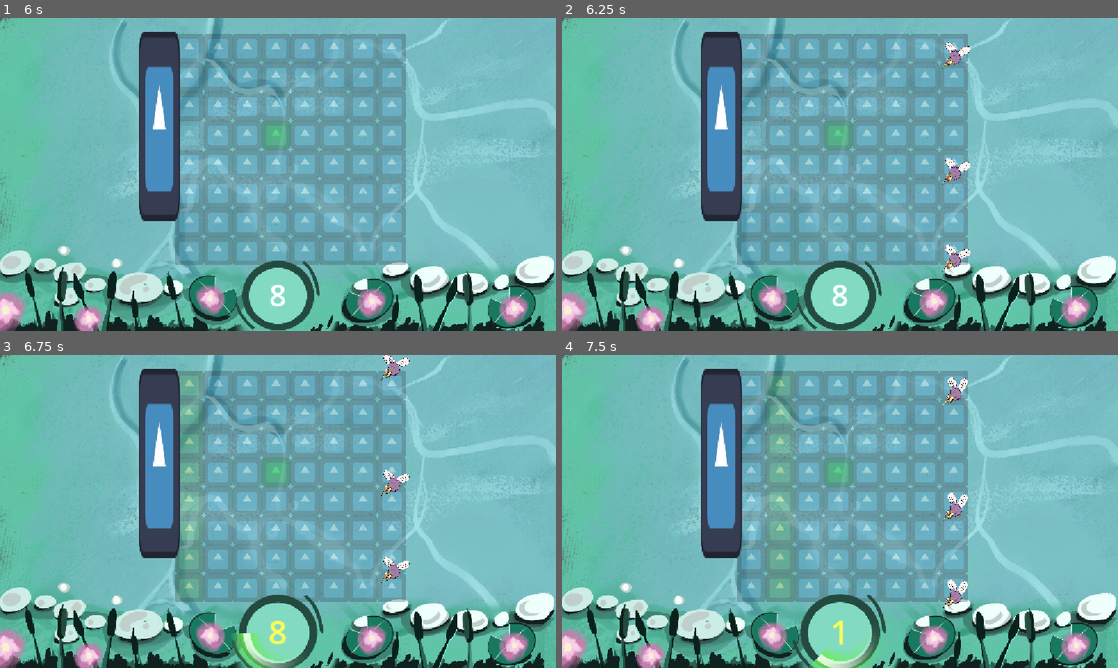
Above: before the commit, frames 1-4 (two rows, left to right).
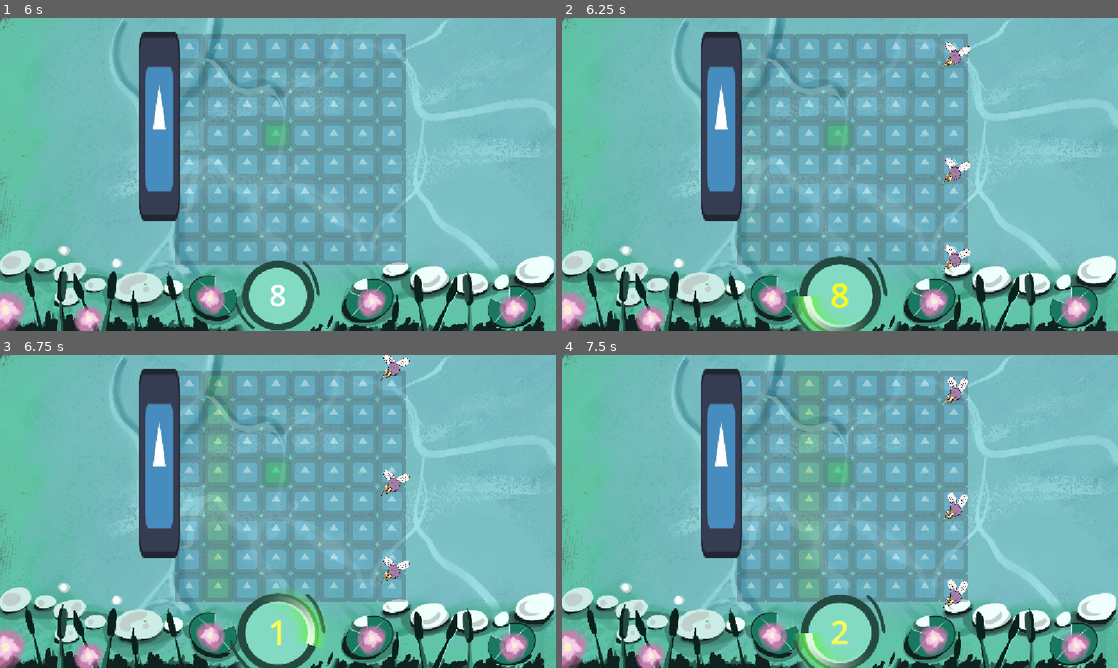
Above: after the commit, the same moments.

Repository: pgpais/gmtk-2026
Game: Godot game, scene res://main.tscn
Two runs of this game, one before a commit and one after it. Both use one fixed random seed, a clock stepped at 60 frames per second and the inputs below. The engine's default icon, where the game draws it, is replaced by a stand-in: a white triangle on a blue panel in a dark square.
Inputs (mouse positions are in pixels of both pictures, inside the frame that each line leads up to):
- Up to frame 1 (6 s): move the mouse to (189, 49) at 0.52 s; tap Space (move_ticker) at 0.6, 1.35, 2.3, 3.05, 3.6, 4.35, 5.3 s; click (189, 49) at 0.67 s; tap Enter at 1.25 s; click (189, 49) at 1.42 s; move the mouse to (189, 77) at 2.02 s; tap B (test_frog_king_damage) at 2.1, 5.1 s; click (189, 77) at 2.17 s; tap O (test_highlight) at 2.85, 5.85 s; click (189, 77) at 2.92 s; move the mouse to (189, 105) at 3.52 s; click (189, 105) at 3.67 s; click (189, 105) at 4.42 s; move the mouse to (189, 133) at 5.02 s; click (189, 133) at 5.17 s; click (189, 133) at 5.92 s
- Up to frame 2 (6.25 s): tap Space (move_ticker) at 6.05 s
- Up to frame 3 (6.75 s): move the mouse to (189, 502) at 6.52 s; tap Space (move_ticker) at 6.6 s; click (189, 502) at 6.67 s
- Up to frame 4 (7.5 s): tap Space (move_ticker) at 7.35 s; click (751, 502) at 7.42 s

Frame 1 is identical in both runs. In frame 2, 1.8% of the frame differs, in the area x 32-59%, y 32-100%; in frame 3, 5.5%, in the area x 32-59%, y 6-100%; in frame 4, 4.7%.

Commit message:
can perform ally action

Diff:
--- a/countdown/ticker.gd
+++ b/countdown/ticker.gd
@@ -16,19 +16,19 @@
 		next_tick()
 
 func next_tick():
-	if current_count + 1 == max_count:
+	current_count = current_count + 1
+
+	if current_count == max_count:
 		reset()
 		EventBus.tick_triggers_finished.emit()
-	else:
-		current_count = (current_count + 1) % max_count
 
-		new_tick.emit(current_count)
-		EventBus.ticker_new_tick.emit(current_count)
+	new_tick.emit(current_count)
+	EventBus.ticker_new_tick.emit(current_count)
 
-		print("current tick: ", current_count)
+	print("current tick: ", current_count)
 
 func reset():
-	current_count = -1
+	current_count = 0
 	EventBus.new_cycle.emit()
 
 	print("new cycle")
--- a/entities/allies/ally.tscn
+++ b/entities/allies/ally.tscn
@@ -4,6 +4,7 @@
 [ext_resource type="Texture2D" uid="uid://w5kafc3luitw" path="res://icon.svg" id="3_ukqju"]
 [ext_resource type="Script" uid="uid://08ngtap170yx" path="res://abilities/selectable.gd" id="4_bathf"]
 [ext_resource type="Script" uid="uid://ddx61kskhe162" path="res://abilities/actions/action_handler.gd" id="4_mmojd"]
+[ext_resource type="PackedScene" uid="uid://dw8jbt2qu4loo" path="res://ui/entities/entity_control_ui.tscn" id="5_miwyd"]
 
 [sub_resource type="RectangleShape2D" id="RectangleShape2D_tfbxm"]
 size = Vector2(280, 336)
--- a/entities/allies/ally_data.gd
+++ b/entities/allies/ally_data.gd
@@ -1,2 +1,4 @@
 extends EntityData
 class_name AllyData
+
+@export var movement_range: AbilityRange
--- a/entities/allies/sapo-dar-mao/sapo-dar-mao.tres
+++ b/entities/allies/sapo-dar-mao/sapo-dar-mao.tres
@@ -3,14 +3,63 @@
 [ext_resource type="Script" uid="uid://yyhnn4sejhrt" path="res://abilities/actions/action.gd" id="1_bdag8"]
 [ext_resource type="PackedScene" uid="uid://c8nq565hfwm2v" path="res://entities/allies/sapo-dar-mao/froggo.tscn" id="1_f4pua"]
 [ext_resource type="Script" uid="uid://b3n7i5kgdbo7r" path="res://abilities/actions/sequential_action_strategy.gd" id="2_ftuhg"]
+[ext_resource type="Script" uid="uid://08b553jmywp" path="res://abilities/actions/steps/select.gd" id="2_nufdh"]
+[ext_resource type="Script" uid="uid://5kjnatrb4mig" path="res://abilities/range/range_pattern.gd" id="3_pot6r"]
 [ext_resource type="Script" uid="uid://dly02pjrb1d6s" path="res://entities/allies/ally_data.gd" id="4_6hps5"]
+[ext_resource type="Script" uid="uid://cs7o53c5hrvdk" path="res://abilities/range/ability_range.gd" id="4_f28ta"]
+[ext_resource type="Script" uid="uid://cchuyhgd0lsne" path="res://abilities/movement/basic_movement_strategy.gd" id="5_mpbsu"]
+[ext_resource type="Script" uid="uid://b2ia62h5b18fg" path="res://abilities/actions/steps/move_action.gd" id="6_u3mv2"]
+
+[sub_resource type="Resource" id="Resource_vuqyd"]
+script = ExtResource("3_pot6r")
+metadata/_custom_type_script = "uid://5kjnatrb4mig"
+
+[sub_resource type="Resource" id="Resource_levci"]
+script = ExtResource("4_f28ta")
+patterns = Array[ExtResource("3_pot6r")]([SubResource("Resource_vuqyd")])
+metadata/_custom_type_script = "uid://cs7o53c5hrvdk"
+
+[sub_resource type="Resource" id="Resource_rswsn"]
+script = ExtResource("2_nufdh")
+selection_range = SubResource("Resource_levci")
+metadata/_custom_type_script = "uid://08b553jmywp"
+
+[sub_resource type="Resource" id="Resource_2dium"]
+script = ExtResource("5_mpbsu")
+movement_direction = Vector2i(1, 0)
+metadata/_custom_type_script = "uid://cchuyhgd0lsne"
+
+[sub_resource type="Resource" id="Resource_4pc3w"]
+script = ExtResource("6_u3mv2")
+move_strategy = SubResource("Resource_2dium")
+metadata/_custom_type_script = "uid://b2ia62h5b18fg"
 
 [sub_resource type="Resource" id="Resource_0k0ny"]
 script = ExtResource("2_ftuhg")
+actions = Array[ExtResource("1_bdag8")]([SubResource("Resource_rswsn"), SubResource("Resource_4pc3w")])
 metadata/_custom_type_script = "uid://b3n7i5kgdbo7r"
+
+[sub_resource type="Resource" id="Resource_getpj"]
+script = ExtResource("3_pot6r")
+area_grid = Vector2i(1, 3)
+offset = Vector2i(0, -1)
+mirror = true
+metadata/_custom_type_script = "uid://5kjnatrb4mig"
+
+[sub_resource type="Resource" id="Resource_ryguw"]
+script = ExtResource("3_pot6r")
+direction = 0
+mirror = true
+metadata/_custom_type_script = "uid://5kjnatrb4mig"
+
+[sub_resource type="Resource" id="Resource_82xsv"]
+script = ExtResource("4_f28ta")
+patterns = Array[ExtResource("3_pot6r")]([SubResource("Resource_getpj"), SubResource("Resource_ryguw")])
+metadata/_custom_type_script = "uid://cs7o53c5hrvdk"
 
 [resource]
 script = ExtResource("4_6hps5")
+movement_range = SubResource("Resource_82xsv")
 scene = ExtResource("1_f4pua")
 action_sequence = SubResource("Resource_0k0ny")
 metadata/_custom_type_script = "uid://dly02pjrb1d6s"
--- a/entities/ally.gd
+++ b/entities/ally.gd
@@ -28,7 +28,7 @@
 		action_handler.perform_actions(action_sequence)
 
 func request_move():
-	EventBus.request_highlight.emit(Constants.TARGET_TYPES.TILE, movement_strategy.ability_range, current_tile)
+	EventBus.request_highlight.emit(Constants.TARGET_TYPES.TILE, entity_data.movement_range, current_tile)
 
 	EventBus.tile_selected.connect(fulfill_move_request)
 	EventBus.cancel_interaction.connect(cancel_move_request)
@@ -45,7 +45,8 @@
 	EventBus.cancel_interaction.disconnect(cancel_move_request)
 
 func request_action():
-	pass
+	await action_handler.perform_actions(entity_data.action_sequence)
+	EventBus.ally_action_performed.emit()
 
 func request_dismiss():
 	pass
--- a/entities/enemy.gd
+++ b/entities/enemy.gd
@@ -6,7 +6,6 @@
 
 func _ready() -> void:
 	team = TEAMS.ENEMY
-	action_handler.set_entity(self)
 	super._ready()
 
 func set_data(data):
--- a/entities/entity.gd
+++ b/entities/entity.gd
@@ -45,6 +45,7 @@
 
 func _ready() -> void:
 	finished_movement.connect(finish_movement)
+	action_handler.set_entity(self)
 	#if not current_tile:
 		#var start_layer = 0 if team == TEAMS.ENEMY else len(grid_map.columns) - 1
 		#current_tile = grid_map.get_random_empty_tile(start_layer) # get a random start tile
--- a/ui/entities/entity_control_ui.gd
+++ b/ui/entities/entity_control_ui.gd
@@ -37,7 +37,7 @@
 	ally.request_move()
 
 func _on_action_button_pressed():
-	pass
+	ally.request_action()
 
 func _on_entity_selected(entity: Entity):
 	if entity == owner:
